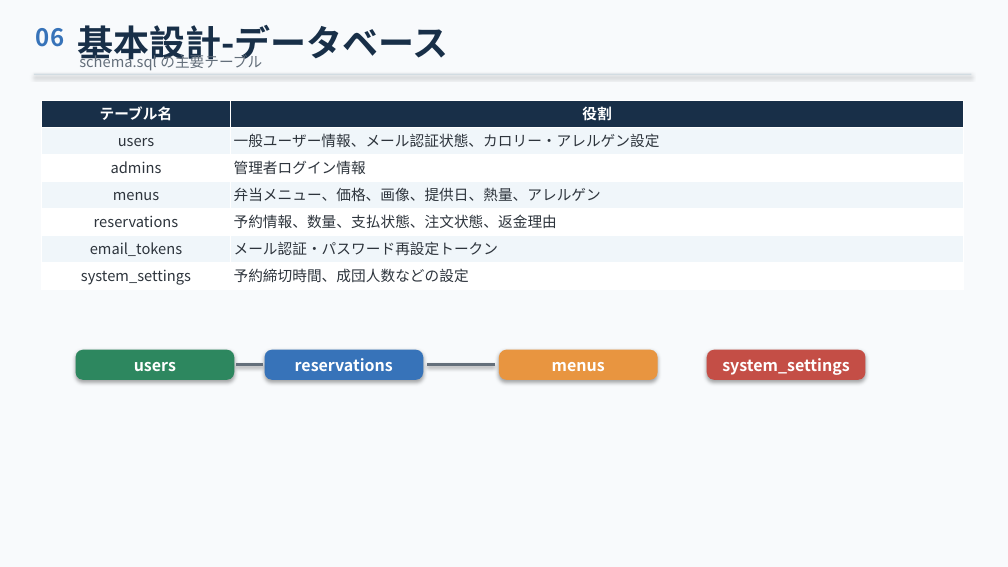
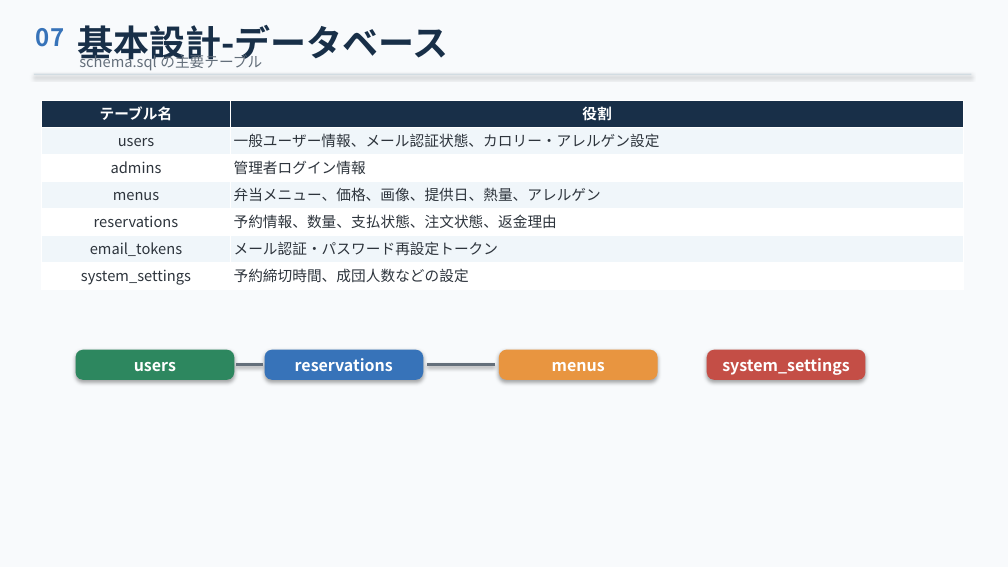
Before and after one commit to linc-sunseeer/springboot-test1, a slide deck: slide 8 of PTT/弁当予約管理システム_新人研修成果報告.pptx (slide 7 before the commit). Drawn at 1008x567 pixels with LibreOffice and Linux fonts; fonts in the diff are those of the drawing. Boxes give left, top, right and bottom in pixels: in the first picture for what was removed or moved away, otherwise in the second. Text is boxed around its words. In the diff, an @@ line names an element or a change of style, - is before the commit and + after.

```diff
--- a/PTT/弁当予約管理システム_新人研修成果報告.pptx
+++ b/PTT/弁当予約管理システム_新人研修成果報告.pptx
@@ text at bbox=[36, 28, 64, 47]: text changed @@
-06
+07
```
Also in this commit, not shown: 10 other slides changed, 4 slides added, 7 other files.
